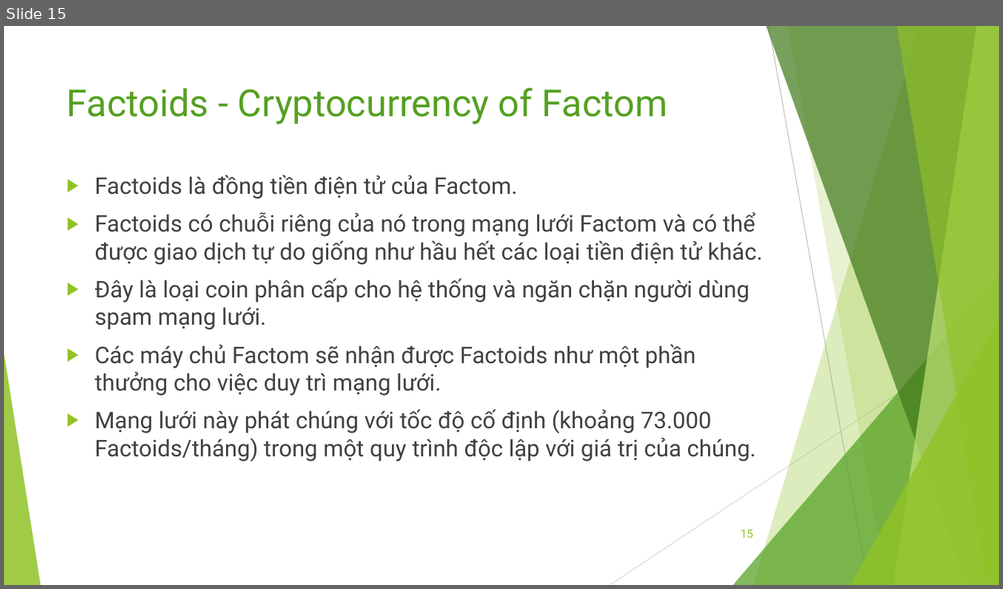
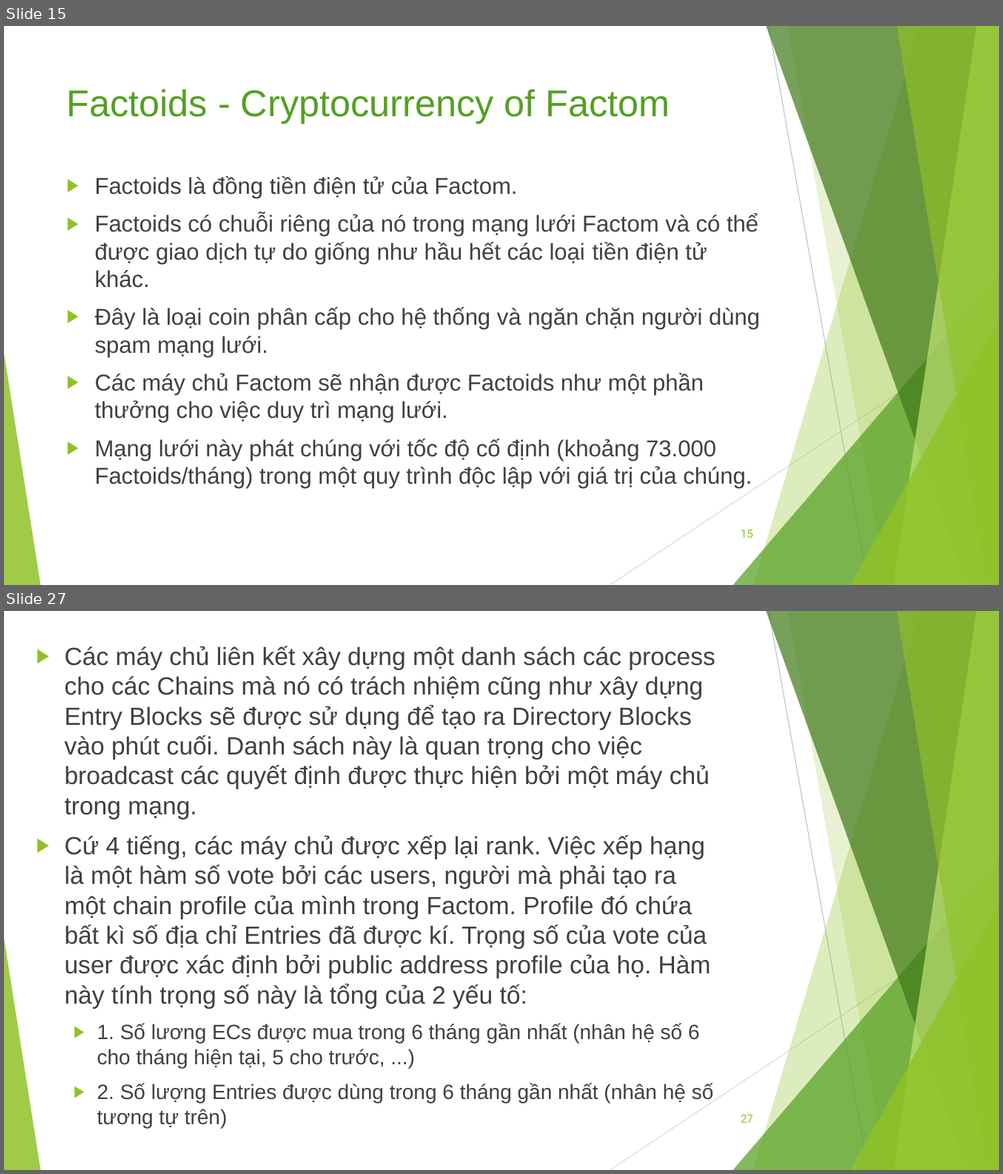
Before and after one commit to bku-blockchain/factom-research, a slide deck: docs/factom.pptx. Shown one above the other, each under a label of ours: slide 15 before the commit, slides 15 and 27 after it; the slides between them are not shown. The pictures are 1003x589 and 1003x1174 pixels, drawn with LibreOffice and Linux fonts; fonts in the diff are those of the drawing. Boxes give left, top, right and bottom in pixels: in the first picture for what was removed or moved away, otherwise in the second. Text is boxed around its words. In the diff, an @@ line names an element or a change of style, - is before the commit and + after.

```diff
--- a/docs/factom.pptx
+++ b/docs/factom.pptx
@@ slide 27 added at (4, 611, 999, 1170), background #FFFFFF; not listed: 10 template elements that a slide beside it also shows @@
@@ text added at (65, 646, 715, 1128), 24 pt, text #404040 @@
+▶ Các máy chủ liên kết xây dựng một danh sách các process cho các Chains mà nó có trách nhiệm cũng như xây dựng Entry Blocks sẽ được sử dụng để tạo ra Directory Blocks vào phút cuối. Danh sách này là quan trọng cho việc broadcast các quyết định được thực hiện bởi một máy chủ trong mạng.
+▶ Cứ 4 tiếng, các máy chủ được xếp lại rank. Việc xếp hạng là một hàm số vote bởi các users, người mà phải tạo ra một chain profile của mình trong Factom. Profile đó chứa bất kì số địa chỉ Entries đã được kí. Trọng số của vote của user được xác định bởi public address profile của họ. Hàm này tính trọng số này là tổng của 2 yếu tố:
+  ▶ 1. Số lương ECs được mua trong 6 tháng gần nhất (nhân hệ số 6 cho tháng hiện tại, 5 cho trước, ...)
+  ▶ 2. Số lượng Entries được dùng trong 6 tháng gần nhất (nhân hệ số tương tự trên)
@@ page number added at (740, 1115, 753, 1123), 11 pt, text #90C226 @@
+27
@@ slide 15 changed as well @@
@@ title "Factoids - Cryptocurrency of Factom" at (67, 89, 669, 124): font Roboto to Arial @@
@@ text "Factoids là đồng tiền điện ..." at (95, 176, 760, 488): font Roboto to Arial @@
```
Also in this commit, not shown: 14 other slides changed, 16 other slides added, 2 other files.
